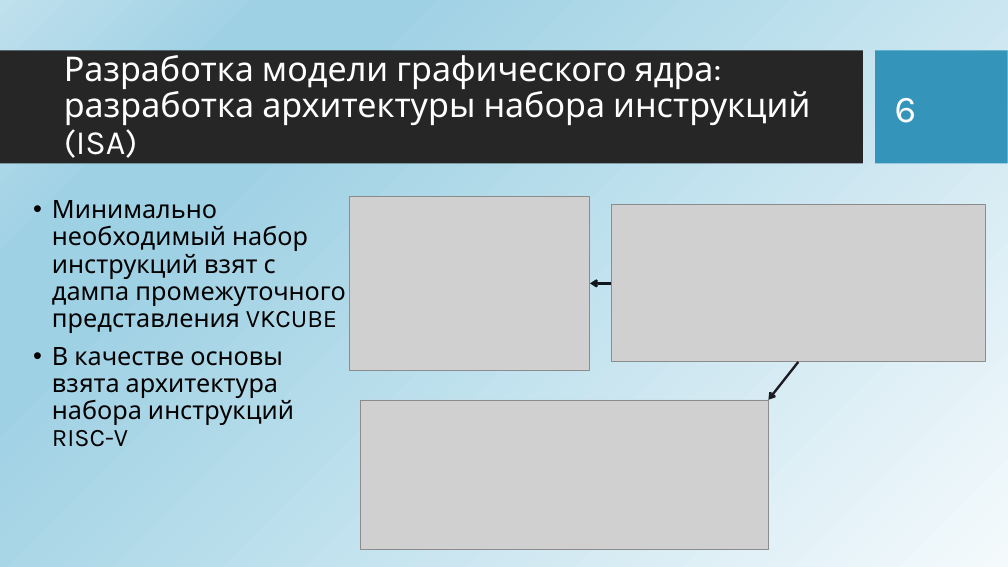
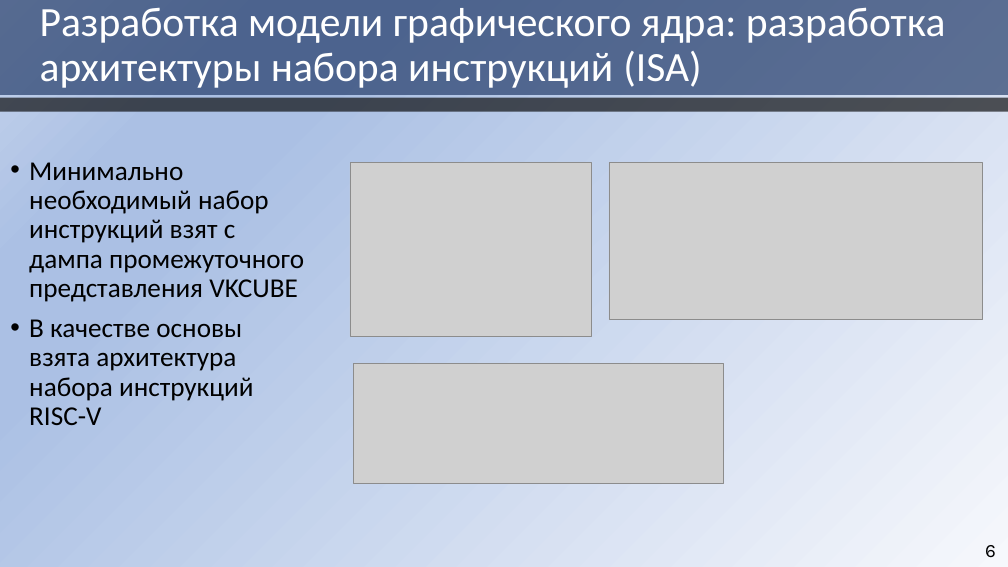
Before and after one commit to HaMeNopeDiot/hardware_gpu, a slide deck: slide 6 of docs/starukhin_dissertation/magister_pres.pptx. Drawn at 1008x567 pixels with LibreOffice and Linux fonts; fonts in the diff are those of the drawing; grey boxes stand for pictures; background and template pictures are left out. Boxes give left, top, right and bottom in pixels: in the first picture for what was removed or moved away, otherwise in the second. Text is boxed around its words. In the diff, an @@ line names an element or a change of style, - is before the commit and + after.

```diff
--- a/docs/starukhin_dissertation/magister_pres.pptx
+++ b/docs/starukhin_dissertation/magister_pres.pptx
@@ background picture (left out) to gradient #F6F8FC to #ABC0E4 to #C7D5ED @@
@@ rectangle added at [0, 0, 1008, 95], fill #1A3260 at 65% opacity @@
@@ title "Разработка модели графического ядра: разработка ...": place and size @@
-title "Разработка модели графического ядра: разработка ..." at [64, 49, 810, 158]
+title "Разработка модели графического ядра: разработка ..." at [40, 7, 945, 88]
@@ title "Разработка модели графического ядра: разработка ..." at [40, 7, 945, 88]: size 32.4 to 39.6 pt, font Karla to Calibri @@
@@ rectangle removed at [0, 51, 863, 164] @@
@@ rectangle removed at [876, 51, 1008, 164] @@
@@ rectangle added at [0, 98, 1008, 111], fill #000000 at 65% opacity @@
@@ text "Минимально необходимый набор инструкций взят ...": place and size @@
-text "Минимально необходимый набор инструкций взят ..." at [52, 200, 346, 447]
+text "Минимально необходимый набор инструкций взят ..." at [29, 162, 304, 425]
@@ text "Минимально необходимый набор инструкций взят ..." at [29, 162, 304, 425]: size 24 to 25.9 pt, font Karla to Calibri @@
@@ picture: place and size @@
-picture at [349, 197, 591, 371]
+picture at [350, 163, 591, 337]
@@ picture: place and size @@
-picture at [612, 205, 986, 362]
+picture at [609, 163, 983, 320]
@@ arrow removed from (612, 284) to (590, 284) @@
@@ picture added at [354, 363, 724, 484] @@
@@ arrow removed from (799, 362) to (768, 400) @@
@@ picture removed at [361, 400, 769, 550] @@
@@ page number: place and size @@
-page number at [895, 98, 917, 123]
+page number at [985, 545, 996, 558]
@@ page number at [985, 545, 996, 558]: size 36 to 18 pt, text colour #FFFFFF to #000000; alignment left to right @@
```
Also in this commit, not shown: 14 other slides changed, 2 other files.
